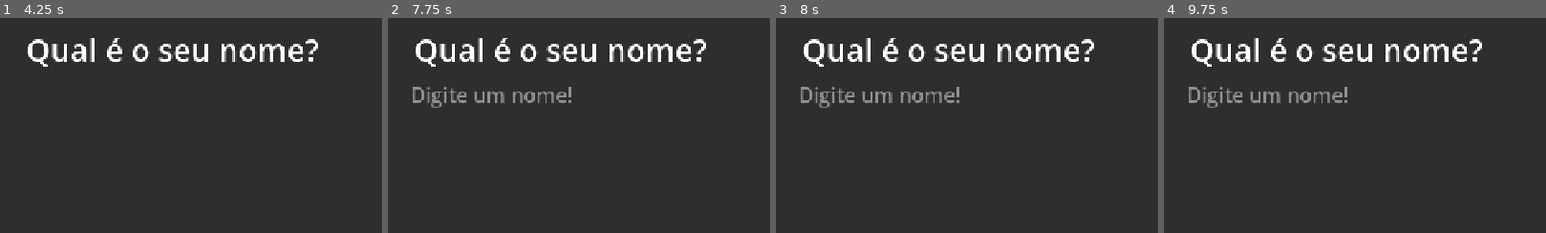
Above: before the commit, frames 1-4 (left to right).
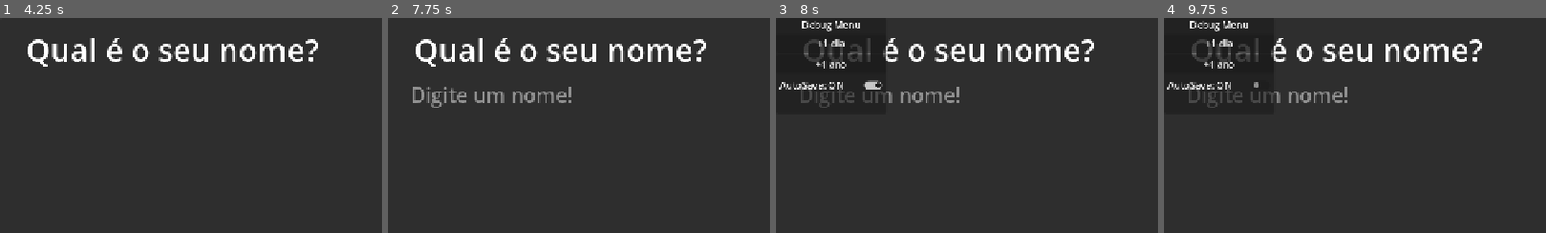
Above: after the commit, the same moments.

Repository: iMnth4sK/Day-by-Day
Game: Godot game, scene res://Scenes/Main Menu/MainMenu.tscn
The game is run twice, just before and just after one commit, with the same random seed, the same clock (stepped at 60 frames per second) and the same inputs.
Inputs (mouse positions are % of the whole screen's width and height, from its top left):
- Up to frame 1 (4.25 s): click "Iniciar" at 0.5 s; click "Iniciar" at 1.25 s; tap Enter (ui_accept) at 2, 2.27 s; hold D (move_right) 2.03-2.75 s; hold E (interact) 2.03-2.75 s; click "Slot 1 — Novo Jogo" at 2.75 s; click (26, 82) at 3.52 s; type "Alex" at 3.6 s
- Up to frame 2 (7.75 s): click "Continuar" at 4.25 s; tap Enter (ui_accept) at 5, 5.27, 5.75, 6.5, 6.77, 7.25, 7.52 s; hold S (move_down) 5.03-5.78 s; tap Shift at 5.1, 6.6 s; hold D (move_right) 5.78-6.53 s; hold E (interact) 5.78-6.53 s; hold W (move_up) 6.53-7.28 s; hold A (move_left) from 7.28 s (still down); hold E (interact) from 7.28 s (still down)
- Up to frame 3 (8 s): keep holding A (move_left); keep holding E (interact); tap F5 (debug_next_day, bound only before the commit) at 7.9 s
- Up to frame 4 (9.75 s): release A (move_left) at 8 s; release E (interact) at 8 s; click (7, 6) at 8 s, where only the run after the commit has a clickable "+1 dia"; click (7, 11) at 8.75 s, where only the run after the commit has a clickable "+1 ano"; click (7, 16) at 9.5 s, where only the run after the commit has a clickable "AutoSave: ON"
The pictures show only the part of the screen within x 0-50%, y 0-50%; the shares and areas given below are measured in that part.

Frames 1-2 are identical in both runs. In frame 3, 2.6% of the frame differs, in the area x 0-30%, y 1-42%; in frame 4, 2.5%.

Commit message:
Criando o sistema de autosave e aprimorando mais coisas (TA PELA METADE)

Diff:
--- /dev/null
+++ b/Scenes/Debug/DebugMeNU.tscn
@@ -0,0 +1,35 @@
+[gd_scene format=3 uid="uid://cjt1nxh73q4j3"]
+
+[ext_resource type="Script" uid="uid://cc4r2kdd6ut4r" path="res://Scripts/Debug/DebugManager.gd" id="1_y8lpi"]
+
+[node name="DebugMenu" type="CanvasLayer" unique_id=715355040]
+script = ExtResource("1_y8lpi")
+
+[node name="PanelContainer" type="PanelContainer" parent="." unique_id=1218261012]
+offset_right = 185.0
+offset_bottom = 160.0
+
+[node name="VBoxContainer" type="VBoxContainer" parent="PanelContainer" unique_id=1555959888]
+layout_mode = 2
+
+[node name="Titulo" type="Label" parent="PanelContainer/VBoxContainer" unique_id=747240719]
+layout_mode = 2
+text = "Debug Menu"
+horizontal_alignment = 1
+
+[node name="BtnNextDay" type="Button" parent="PanelContainer/VBoxContainer" unique_id=108609066]
+layout_mode = 2
+text = "+1 dia"
+
+[node name="BtnAddYear" type="Button" parent="PanelContainer/VBoxContainer" unique_id=717307794]
+layout_mode = 2
+text = "+1 ano
+"
+
+[node name="ToggleAutoSave" type="CheckButton" parent="PanelContainer/VBoxContainer" unique_id=896832217]
+layout_mode = 2
+text = "AutoSave: ON"
+
+[connection signal="pressed" from="PanelContainer/VBoxContainer/BtnNextDay" to="." method="_on_btn_next_day_pressed"]
+[connection signal="pressed" from="PanelContainer/VBoxContainer/BtnAddYear" to="." method="_on_btn_add_year_pressed"]
+[connection signal="pressed" from="PanelContainer/VBoxContainer/ToggleAutoSave" to="." method="_on_toggle_auto_save_pressed"]
--- /dev/null
+++ b/Scripts/Debug/DebugManager.gd
@@ -0,0 +1,34 @@
+extends CanvasLayer
+
+@onready var auto_save_btn = $PanelContainer/VBoxContainer/ToggleAutoSave
+@onready var panel = $PanelContainer
+
+func _ready():
+	#esc Começa ondido, só aparece quando você chamar
+	visible = false
+	# Sincroniza o botão com o estado atual do GameManager
+	if GameManager:
+		auto_save_btn.button_pressed = GameManager.auto_save_enabled
+
+func _input(event):
+	# Use a tecla "Aspas" ou "F1" (configure no Input Map como 'debug_key')
+	if event.is_action_pressed("debug_key"):
+		visible = !visible
+
+func _on_btn_next_day_pressed():
+	# Passamos 'false' para o dia passar sem travar o jogo salvando toda hora
+	GameTime.next_day(false)
+	print("Debug: Dia pulado.")
+
+func _on_btn_add_year_pressed():
+	# Loop para simular o passar de um ano rapidamente
+	for i in range(365):
+		GameTime.next_day(false)
+	print("Debug: +1 Ano adicionado.")
+
+func _on_toggle_auto_save_toggled(toggled_on):
+	GameManager.auto_save_enabled = toggled_on
+	print("Auto-save definido para: ", toggled_on)
+
+func _on_toggle_auto_save_pressed() -> void:
+	pass # Replace with function body.
--- a/Scripts/Principal/principal.gd
+++ /dev/null
@@ -1,5 +0,0 @@
-extends Node
-
-func _ready():
-	await get_tree().process_frame
-	queue_free()
--- a/Scripts/singletons/GameManager.gd
+++ b/Scripts/singletons/GameManager.gd
@@ -1,24 +1,44 @@
 extends Node
 
-# SLOT ATUAL
+# -- CONFIGURAÇÃO DE AUTOSAVE --
+var autosave_timer : Timer
+
+# --- CONFIGURAÇÕES DE OPÇÕES ---
+var auto_save_enabled := true
+
+# --- CONTROLE DE SLOT ---
 var current_slot := 1
+var game_ready := false
+
+# --- DATABASE ---
+var database = {}
+
+func _ready():
+	reset_data()
+	setup_autosave_timer()
+
+func setup_autosave_timer():
+	autosave_timer = Timer.new()
+	autosave_timer.wait_time = 300.0 # 300 segundos = 5 minutos
+	autosave_timer.one_shot = false
+	autosave_timer.autostart = true
+	autosave_timer.connect("timeout", _on_autosave_timeout)
+	add_child(autosave_timer)
+
+func _on_autosave_timeout():
+	if game_ready and auto_save_enabled:
+		save_game()
+		print("Auto-save periódico realizado!")
 
 func get_save_path():
 	return "user://save_%d.dat" % current_slot
 
-
-# =========================
-# DATABASE
-# =========================
-var database = {}
-
 func reset_data():
 	database = {
-		"player_name": "",
+		"player_name": "Novo Jogador",
 		"itens_coletados": 0,
 		"npc_conversa_concluida": false,
 		"posicao_player": Vector2.ZERO,
-
 		"time": {
 			"day": 1,
 			"year": 1,
@@ -27,38 +47,33 @@
 		}
 	}
 
-
 # =========================
 # SAVE
 # =========================
 func save_game():
+	if not auto_save_enabled:
+		print("DEBUG: Save automático ignorado (opção desativada).")
+		return
 
-	# 1️⃣ pega player primeiro
+	# 1️⃣ Pega dados do player
 	var player = get_tree().get_first_node_in_group("player")
-
 	if player:
 		player.save_player_data()
 
-	# 2️⃣ garante que o valor foi atualizado
-	print("Posição sendo salva:", database["posicao_player"])
-
-	# 3️⃣ salva tempo
+	# 2️⃣ Pega dados do tempo
 	database["time"] = GameTime.get_save_data()
 
-	# 4️⃣ escreve no disco
+	# 3️⃣ Escreve no disco
 	var file = FileAccess.open(get_save_path(), FileAccess.WRITE)
-
 	if file:
 		file.store_var(database)
 		file.close()
-		print("SAVE OK SLOT", current_slot)
-
+		print("SAVE OK - SLOT:", current_slot)
 
 # =========================
-# LOAD
+# LOAD (A que estava faltando!)
 # =========================
 func load_game():
-
 	var path = get_save_path()
 
 	if not FileAccess.file_exists(path):
@@ -68,21 +83,21 @@
 		return
 
 	var file = FileAccess.open(path, FileAccess.READ)
+	if file:
+		var data = file.get_var()
+		file.close()
 
-	if file:
-		database = file.get_var()
-		file.close()
-		print("SAVE SLOT", current_slot, "CARREGADO!")
-
+		if data is Dictionary:
+			database = data
+			print("SAVE SLOT", current_slot, "CARREGADO!")
+		else:
+			print("ERRO: Dados corrompidos")
 
 # =========================
 # DELETE
 # =========================
-func delete_save(slot:int):
-
+func delete_save(slot: int):
 	var path = "user://save_%d.dat" % slot
-
 	if FileAccess.file_exists(path):
 		DirAccess.remove_absolute(path)
-		print("Save", slot, "apagado")
-var game_ready := false
+		print("Save", slot, "apagado do disco")
--- a/Scripts/singletons/GameTime.gd
+++ b/Scripts/singletons/GameTime.gd
@@ -22,7 +22,7 @@
 const DAYS_PER_YEAR := 365
 
 
-func next_day():
+func next_day(save := true):
 
 	day += 1
 	print("Dia atual:", day)
@@ -35,7 +35,8 @@
 		update_life_stage()
 
 	emit_signal("day_passed")
-	save_game()
+	if save:
+		save_game()
 
 
 func update_life_stage():
@@ -74,10 +75,6 @@
 		GameManager.database["time"] = get_save_data()
 		GameManager.save_game()
 
-func _input(event):
-	if event.is_action_pressed("debug_next_day"):
-		next_day()
-
 func reset_time():
 
 	day = 1
--- a/project.godot
+++ b/project.godot
@@ -18,6 +18,7 @@
 
 GameManager="*uid://6ipnhyfsv3o6"
 GameTime="*uid://bjlkktjbaecsa"
+DebugMenu="*uid://cjt1nxh73q4j3"
 
 [display]
 
@@ -66,7 +67,7 @@
 "events": [Object(InputEventKey,"resource_local_to_scene":false,"resource_name":"","device":-1,"window_id":0,"alt_press …(192 unchanged characters)…
 ]
 }
-debug_next_day={
+debug_key={
 "deadzone": 0.2,
 "events": [Object(InputEventKey,"resource_local_to_scene":false,"resource_name":"","device":0,"window_id":0,"alt_presse …(194 unchanged characters)…
 ]
Not shown, changed: Scenes/Jogo principal/principal.tscn
Not shown, added: Scripts/Debug/DebugManager.gd.uid
Not shown, removed: Scripts/Principal/principal.gd.uid
